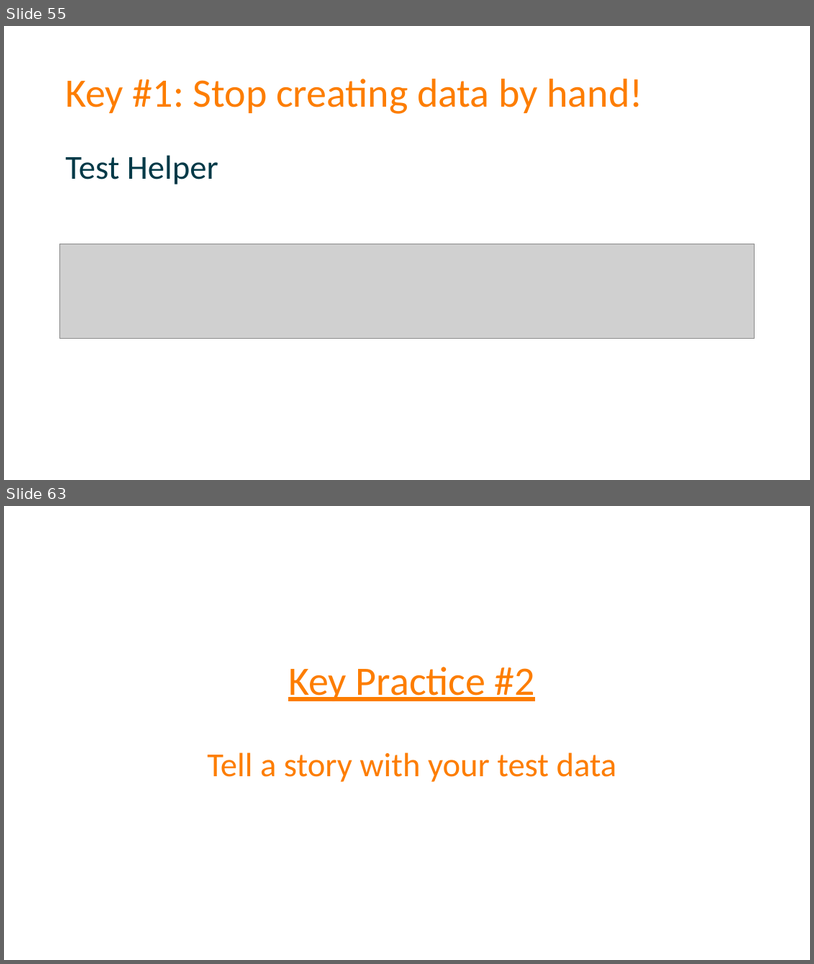
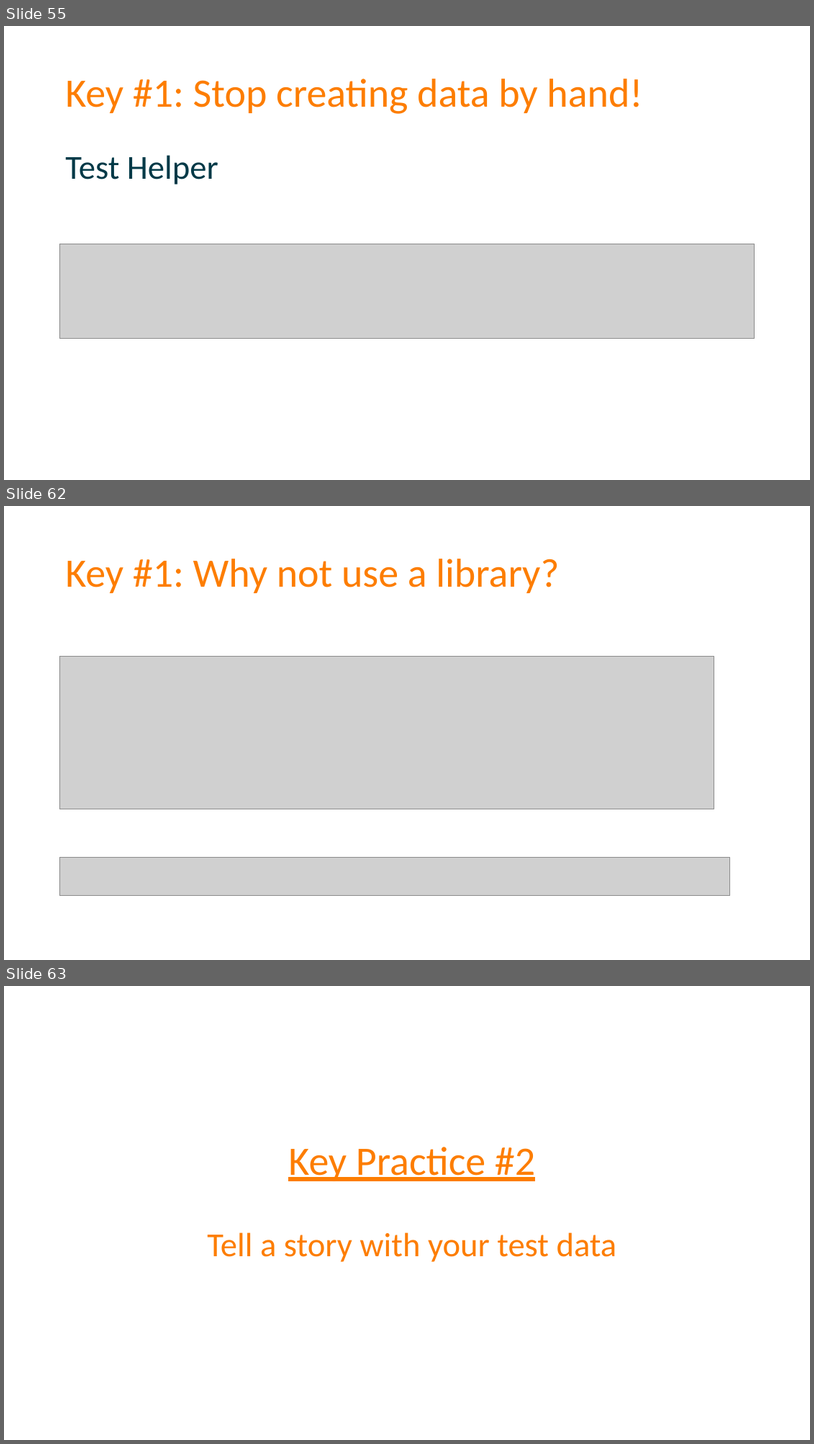
Before and after one commit to spetryjohnson/Talk-Patterns_of_Effective_Test_Setup, a slide deck: POETS - CodeMash 2017.pptx. Shown one above the other, each under a label of ours: slides 55 and 63 before the commit, slides 55, 62 and 63 after it; the slides between them are not shown. The pictures are 814x964 and 814x1444 pixels, drawn with LibreOffice and Linux fonts; fonts in the diff are those of the drawing; grey boxes stand for pictures. Boxes give left, top, right and bottom in pixels: in the first picture for what was removed or moved away, otherwise in the second. Text is boxed around its words. In the diff, an @@ line names an element or a change of style, - is before the commit and + after.

```diff
--- a/POETS - CodeMash 2017.pptx
+++ b/POETS - CodeMash 2017.pptx
@@ slide 62 added at (x1=4, y1=506, x2=810, y2=960), background #FFFFFF @@
@@ title added at (x1=65, y1=559, x2=559, y2=593), 48 pt, text #FD7D00 @@
+Key #1: Why not use a library?
@@ picture added at (x1=59, y1=656, x2=715, y2=809) @@
@@ picture added at (x1=59, y1=857, x2=730, y2=896) @@
```
Also in this commit, not shown: 13 slides changed, 2 slides removed.
